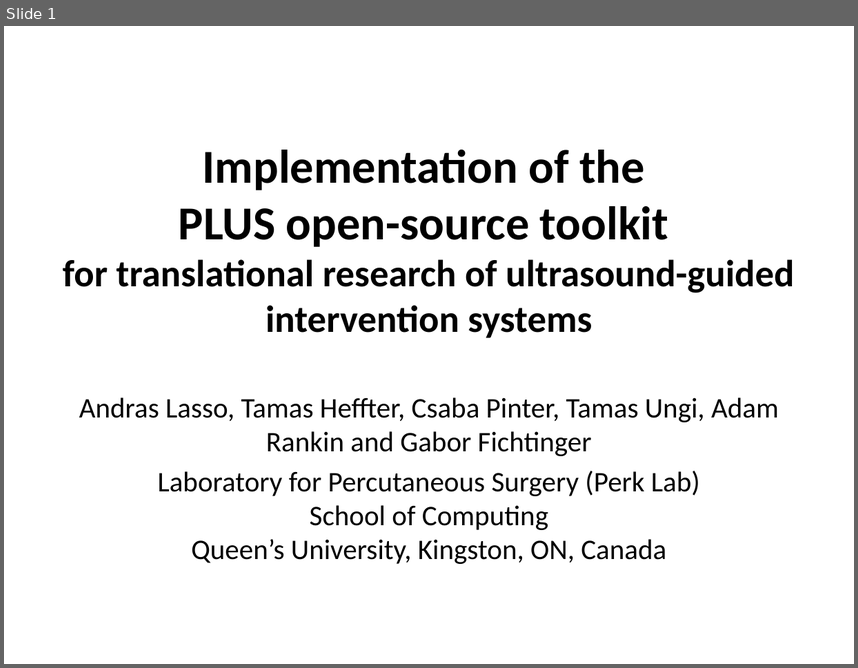
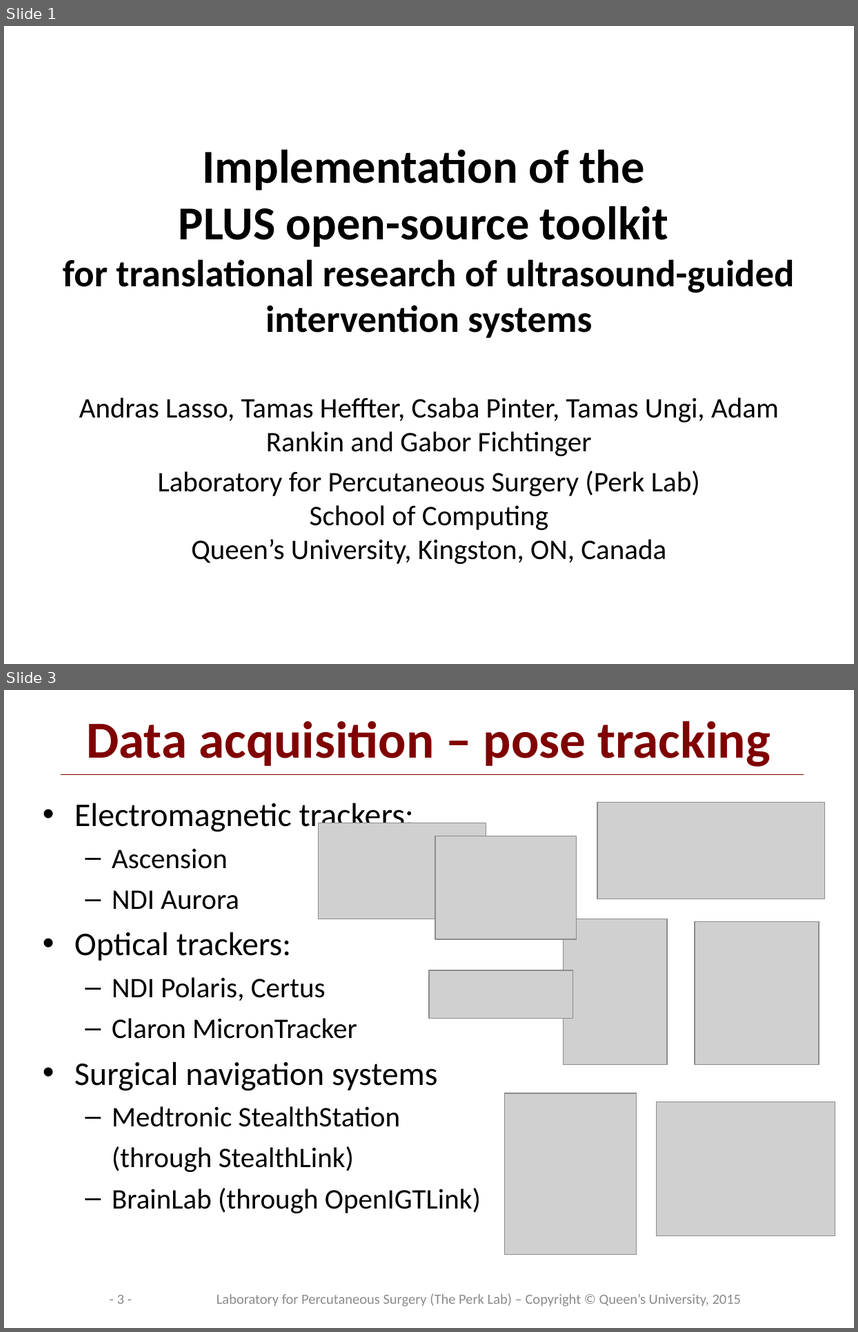
Before and after one commit to PlusToolkit/PlusDoc, a slide deck: overview/PlusOverview.pptx. Shown one above the other, each under a label of ours: slide 1 before the commit, slides 1 and 3 after it; the slides between them are not shown. The pictures are 858x668 and 858x1332 pixels, drawn with LibreOffice and Linux fonts; fonts in the diff are those of the drawing; grey boxes stand for pictures; background and template pictures are left out. Boxes give left, top, right and bottom in pixels: in the first picture for what was removed or moved away, otherwise in the second. Text is boxed around its words. In the diff, an @@ line names an element or a change of style, - is before the commit and + after.

Commit message:
re #712: Updated Plus overview presentations (surgical microscope, spectrometer, 4D US support)

```diff
--- a/overview/PlusOverview.pptx
+++ b/overview/PlusOverview.pptx
@@ slide 3 added at (x1=4, y1=690, x2=854, y2=1328), background #FFFFFF @@
@@ title added at (x1=86, y1=721, x2=771, y2=767), 44 pt, text #800000, bold @@
+Data acquisition – pose tracking
@@ line added from (61, 774) to (804, 774), #800000 0.75 pt @@
@@ text added at (x1=74, y1=802, x2=481, y2=1213), 24 pt, text #000000 @@
+• Electromagnetic trackers:
+  – Ascension
+  – NDI Aurora
+• Optical trackers:
+  – NDI Polaris, Certus
+  – Claron MicronTracker
+• Surgical navigation systems
+  – Medtronic StealthStation
+    (through StealthLink)
+  – BrainLab (through OpenIGTLink)
@@ picture added at (x1=597, y1=802, x2=825, y2=899) @@
@@ picture added at (x1=319, y1=823, x2=486, y2=918) @@
@@ picture added at (x1=435, y1=836, x2=576, y2=939) @@
@@ picture added at (x1=564, y1=918, x2=667, y2=1064) @@
@@ picture added at (x1=695, y1=922, x2=819, y2=1065) @@
@@ picture added at (x1=429, y1=971, x2=573, y2=1018) @@
@@ picture added at (x1=505, y1=1093, x2=637, y2=1254) @@
@@ picture added at (x1=657, y1=1101, x2=835, y2=1235) @@
@@ page number added at (x1=117, y1=1294, x2=124, y2=1303), 12 pt, text #8C8C8C @@
+- 3 -
@@ text added at (x1=217, y1=1293, x2=742, y2=1306), 12 pt, text #8C8C8C @@
+Laboratory for Percutaneous Surgery (The Perk Lab) – Copyright © Queen’s University, 2015
```
Also in this commit, not shown: 20 slides changed, 2 other slides added.
